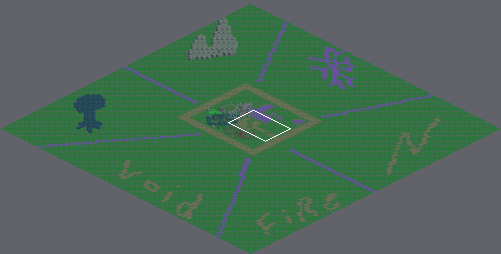
Tiled map, stored at android/assets/castleMap.tmx. Above: a wide view before the commit, with the close-up outlined.
Close-up. As it was:
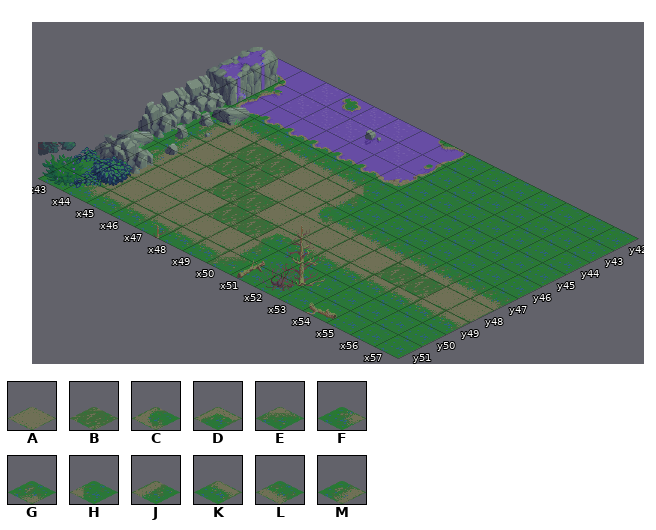
Cells are 64x32 px. Isometric: x runs down to the right, y down to the left. Shown: x 43..57, y 42..51. Tiles whose own drawing changed are shown in their newer look in all pictures.
Key: from "iso-64x64-outside": A 2, B 3, C 11, D 12, E 14, F 15, G 16, H 17, J 20, K 21, L 22, M 23.
_ is an empty cell.
Layers that did not change in this view are not listed.
Layer "PlotsForBuildings" before, first column x 43:
42 _______________
43 _______________
44 _______________
45 _GLLLLLH_______
46 _MABBAAJ_______
47 _MABBAACLLLLLLL
48 _MAABBAAAAABBAA
49 _MAAABBDKKKKKKK
50 _MAAAAAJ_______
51 _FKKKKKE_______
After the commit:
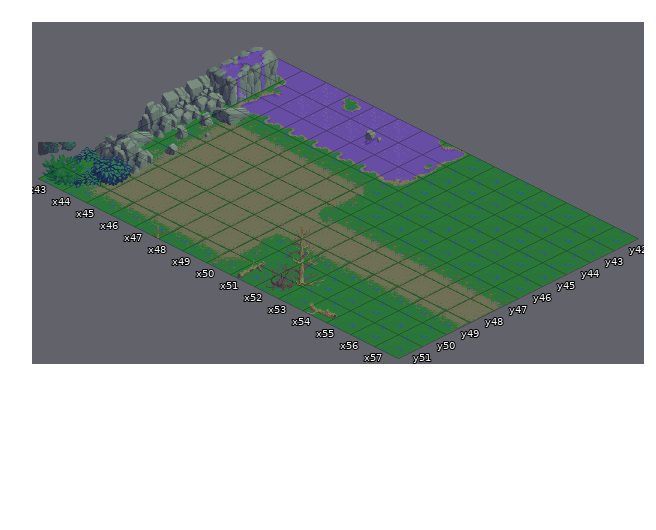
Edits made:
Changed rows in their new state; . is an unchanged cell.
Layer "PlotsForBuildings":
first column x 46:
46 AA........
47 AA........
48 .AA.....AA
49 ..AA......
Changed places in both close-ups, as pixel boxes (x1, y1, x2, y2):
changed: (207, 143, 301, 237)
changed: (375, 263, 445, 297)
